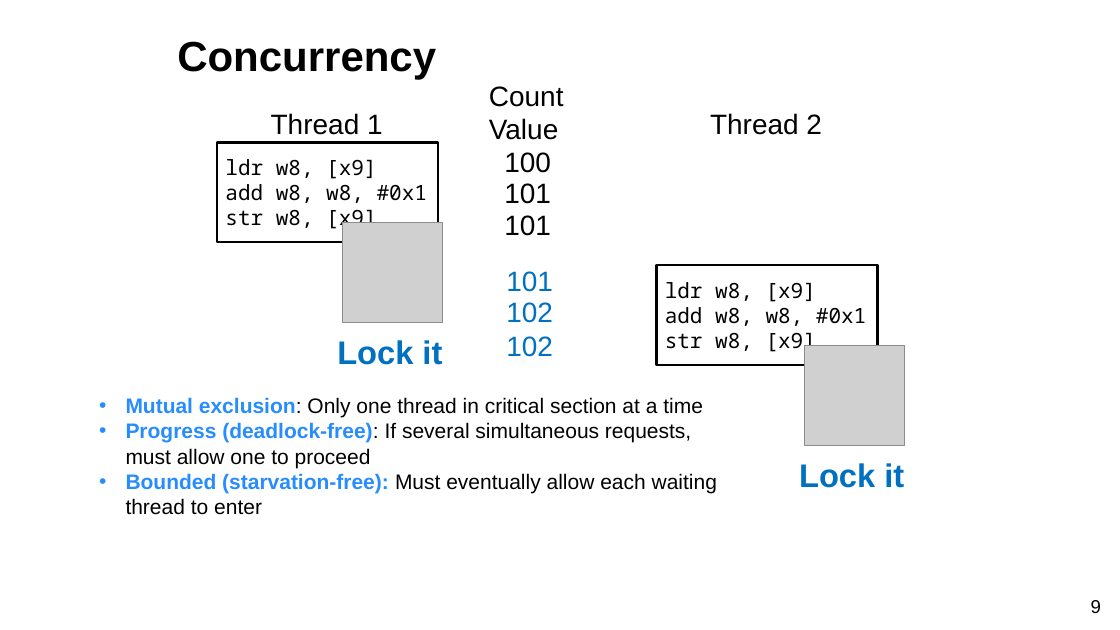
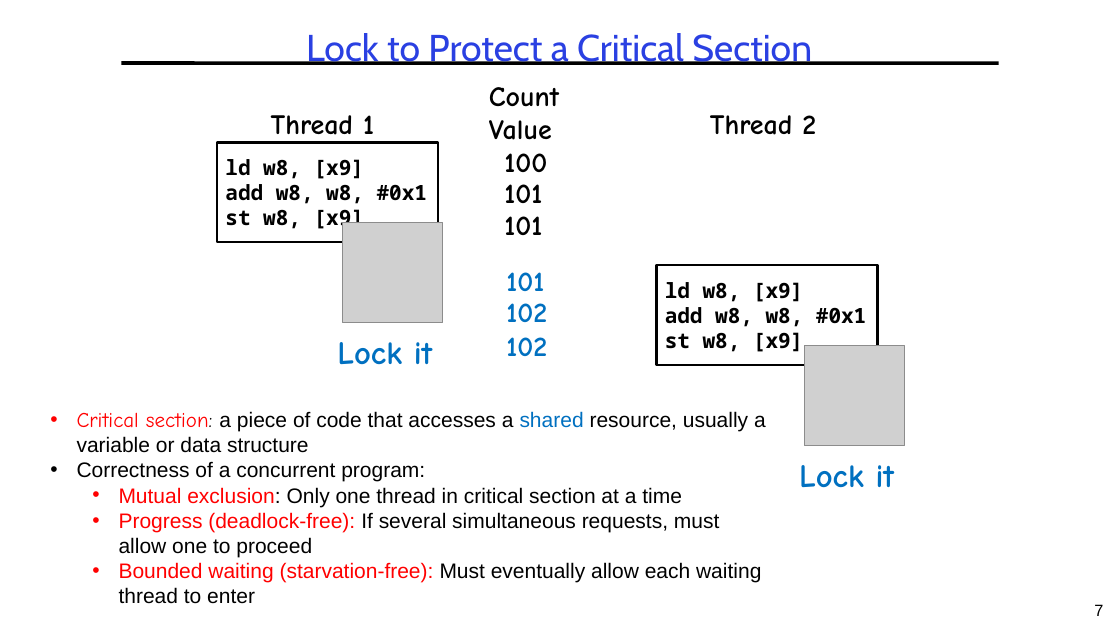
Before and after one commit to guhofstra/CSC112Fa26, a slide deck: slide 7 of PPTs/bak/L3 Synchronization OLD.pptx (slide 9 before the commit). Drawn at 1120x630 pixels with LibreOffice and Linux fonts; fonts in the diff are those of the drawing; grey boxes stand for pictures. Boxes give left, top, right and bottom in pixels: in the first picture for what was removed or moved away, otherwise in the second. Text is boxed around its words. In the diff, an @@ line names an element or a change of style, - is before the commit and + after.

```diff
--- a/PPTs/bak/L3 Synchronization OLD.pptx
+++ b/PPTs/bak/L3 Synchronization OLD.pptx
@@ title at (306,33,812,65): text changed; size 36 to 32 pt; font Arial to Cabin; text colour #000000 to #2A40E2; bold off @@
-Concurrency
+Lock to Protect a Critical Section
@@ line added from (121, 63) to (999, 63), #000000 3 pt @@
@@ font Arial to Comic Neue, bold on in 9 elements at (489,87,559,140), (504,153,547,172), (504,184,542,203), (506,272,544,291), (506,303,547,322), (506,337,547,356), (504,216,542,235), (271,115,374,143), (710,115,816,135) @@
@@ text in rectangle at (225,159,364,179): text changed; bold on @@
-ldr w8, [x9]
+ld w8, [x9]
@@ text in rectangle at (225,209,364,232): text changed; bold on @@
-str w8, [x9]
+st w8, [x9]
@@ text in rectangle at (225,184,427,204): bold on in "add w8, w8, #0x1" @@
@@ text in rectangle at (665,282,803,302): text changed; bold on @@
-ldr w8, [x9]
+ld w8, [x9]
@@ text "Lock it" at (337,342,433,364): font Arial to Comic Neue @@
@@ text in rectangle at (665,307,866,327): bold on in "add w8, w8, #0x1" @@
@@ text in rectangle at (665,332,803,352): text changed; bold on @@
-str w8, [x9]
+st w8, [x9]
@@ text "Critical section: a piece of ...": place and size @@
-text "Critical section: a piece of ..." at (126,397,717,515)
+text "Critical section: a piece of ..." at (77,411,766,604)
@@ text at (77,411,766,482): paragraphs added @@
+  • Critical section: a piece of code that accesses a shared resource, usually a variable or data structure
+  • Correctness of a concurrent program:
@@ text "Lock it" at (799,465,895,488): font Arial to Comic Neue @@
@@ text at (119,487,719,557): text colour #278DFE to #FF0000, bold off in "Mutual exclusion:", "Progress (deadlock-free):"; text colour #000000 to #FF0000 in "(deadlock-free):"; list level 2 to 3 in "Mutual exclusion: Only one thread ..."; list level 2 to 3 in "Progress (deadlock-free): If several simultaneous ..." @@
@@ text at (119,562,761,604): text changed @@
-  • Bounded (starvation-free): Must eventually allow each waiting thread to enter
+    • Bounded waiting (starvation-free): Must eventually allow each waiting thread to enter
@@ page number removed at (1091,600,1101,613) @@
-9
@@ page number added at (1094,604,1103,616), 14 pt, text #000000 @@
+7
```
Also in this commit, not shown: 8 other slides changed, 49 slides added, 21 slides removed, 7 other files.
